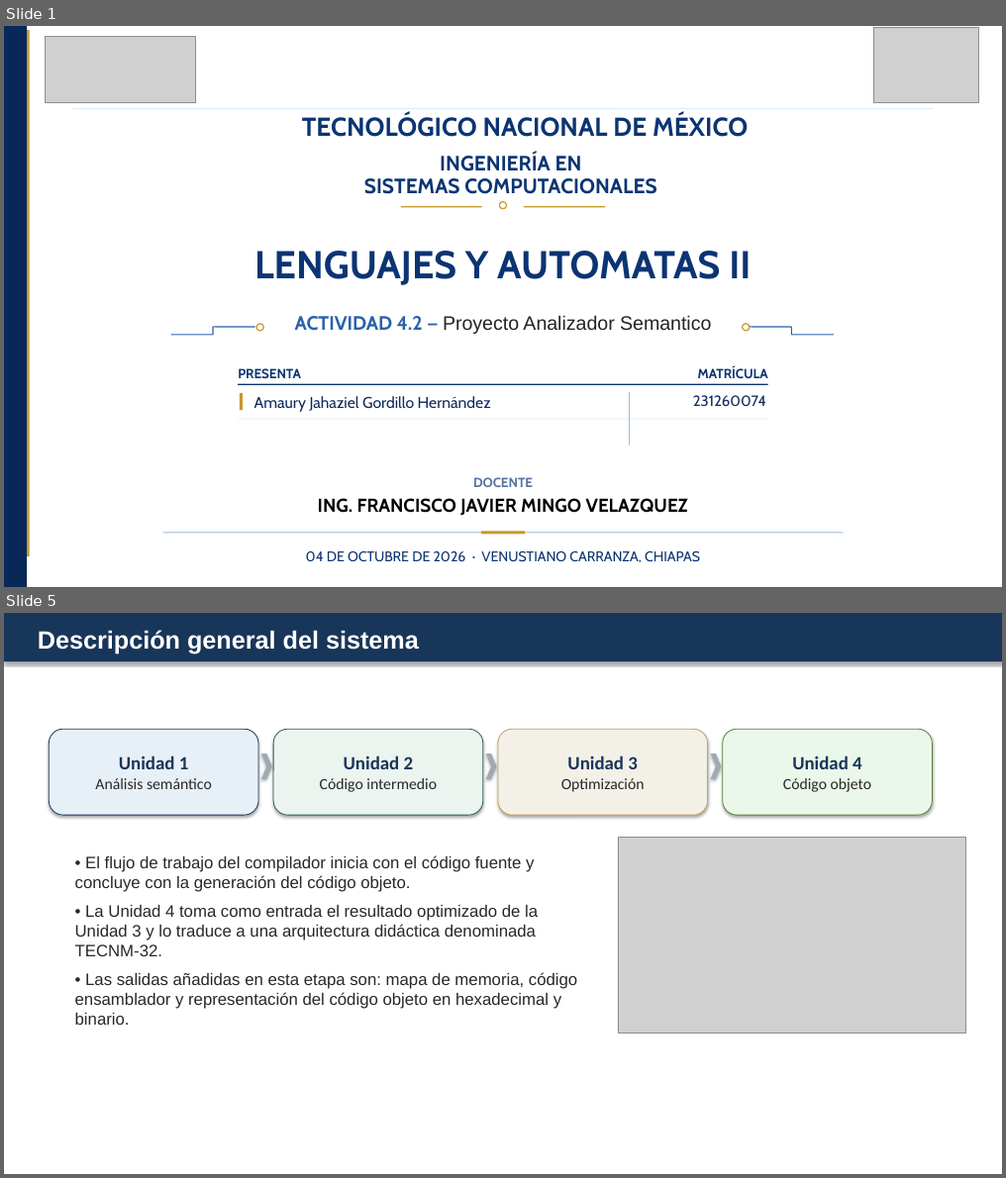
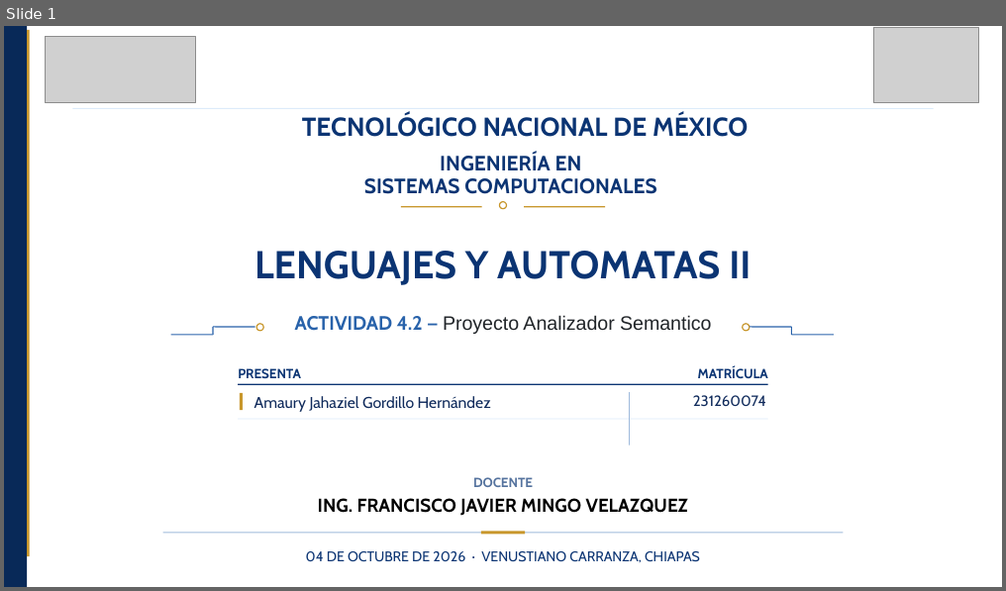
Before and after one commit to amaurycolochos-cpu/LENGUAJES-Y-AUTOMATAS-II, a slide deck: LYA-ll-Tema-4/Actividad 4.2 Proyecto Analizador Semantico_AmauryGordillo_LYA-II_7ISCM.pptx. Shown one above the other, each under a label of ours: slides 1 and 5 before the commit, slide 1 after it; the slides between them are not shown. The pictures are 1006x1178 and 1006x591 pixels, drawn with LibreOffice and Linux fonts; fonts in the diff are those of the drawing; grey boxes stand for pictures; background and template pictures are left out. Boxes give left, top, right and bottom in pixels: in the first picture for what was removed or moved away, otherwise in the second. Text is boxed around its words. In the diff, an @@ line names an element or a change of style, - is before the commit and + after.

```diff
--- a/LYA-ll-Tema-4/Actividad 4.2 Proyecto Analizador Semantico_AmauryGordillo_LYA-II_7ISCM.pptx
+++ b/LYA-ll-Tema-4/Actividad 4.2 Proyecto Analizador Semantico_AmauryGordillo_LYA-II_7ISCM.pptx
@@ slide 5 removed at [4,613,1002,1174], background #FFFFFF @@
@@ rectangle removed at [4,613,1002,662] @@
@@ text removed at [38,630,419,655] @@
-Descripción general del sistema
@@ rounded rectangle removed at [49,729,258,815] @@
-Unidad 1
-Análisis semántico
@@ rounded rectangle removed at [273,729,483,815] @@
-Unidad 2
-Código intermedio
@@ rounded rectangle removed at [498,729,708,815] @@
-Unidad 3
-Optimización
@@ rounded rectangle removed at [723,729,933,815] @@
-Unidad 4
-Código objeto
@@ chevron removed at [261,754,272,779] @@
@@ chevron removed at [486,754,497,779] @@
@@ chevron removed at [711,754,721,779] @@
@@ picture removed at [618,838,966,1033] @@
@@ text removed at [75,856,577,1025] @@
-• El flujo de trabajo del compilador inicia con el código fuente y concluye con la generación del código objeto.
-• La Unidad 4 toma como entrada el resultado optimizado de la Unidad 3 y lo traduce a una arquitectura didáctica denominada TECNM-32.
-• Las salidas añadidas en esta etapa son: mapa de memoria, código ensamblador y representación del código objeto en hexadecimal y binario.
```
Also in this commit, not shown: 2 slides changed, 12 slides added, 9 other slides removed.
